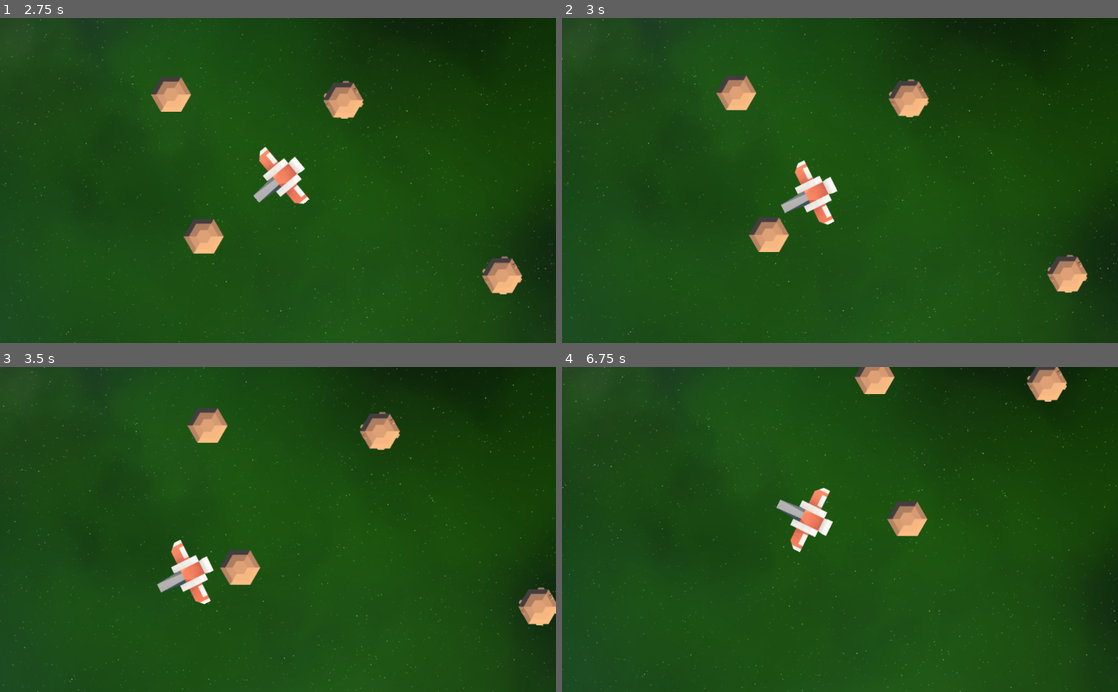
Above: before the commit, frames 1-4 (two rows, left to right).
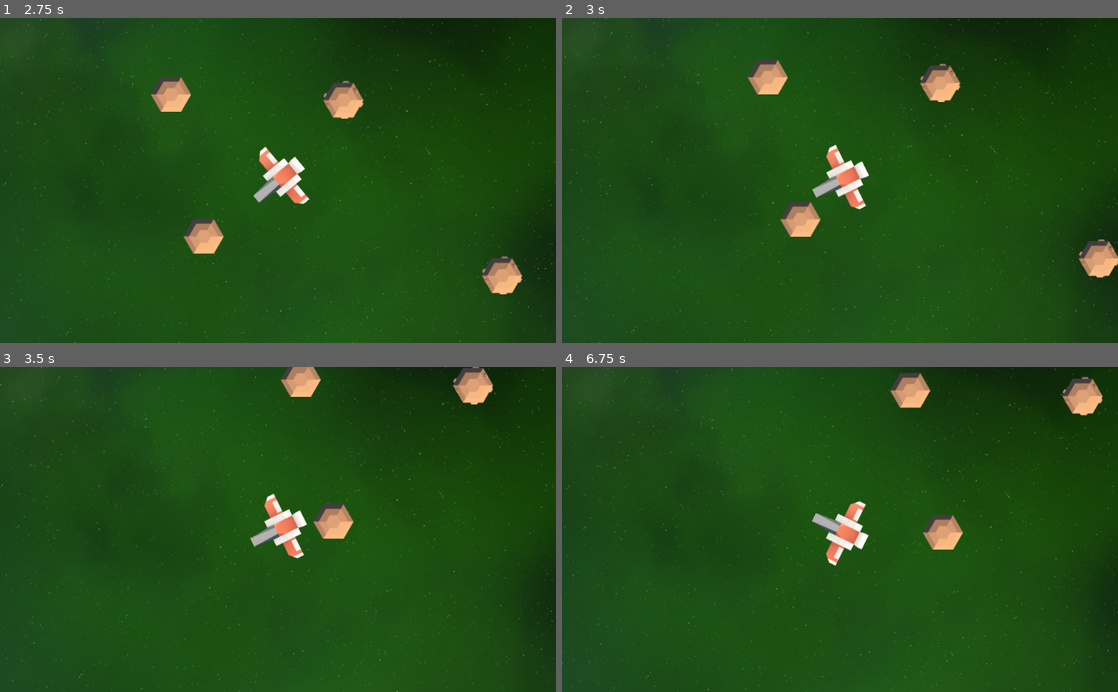
Above: after the commit, the same moments.

Repository: andrebq/SpaceExplorer2D
Game: Godot game, scene res://Root.tscn
The game is run twice, just before and just after one commit, with the same random seed, the same clock (stepped at 60 frames per second) and the same inputs.
Inputs (mouse positions are in pixels of both pictures, inside the frame that each line leads up to):
- Up to frame 1 (2.75 s): tap Enter at 0.5 s; move the mouse to (400, 164) at 0.52 s; hold Right (Right) 0.53-1.28 s; click (400, 164) at 0.6 s; move the mouse to (166, 196) at 1.27 s; hold Left (Left) 1.28-2.03 s; click (166, 196) at 1.35 s; move the mouse to (333, 109) at 2.02 s; hold Right (Right) from 2.03 s (still down); click (333, 109) at 2.1 s
- Up to frame 2 (3 s): move the mouse to (812, 245) at 2.77 s; release Right (Right) at 2.78 s; hold Up (Forward) from 2.78 s (still down); click (812, 245) at 2.85 s
- Up to frame 3 (3.5 s): keep holding Up (Forward)
- Up to frame 4 (6.75 s): move the mouse to (1006, 578) at 3.52 s; release Up (Forward) at 3.53 s; hold Left (Left) 3.53-5.78 s; click (1006, 578) at 3.6 s; move the mouse to (673, 480) at 4.27 s; click (673, 480) at 4.35 s; move the mouse to (867, 529) at 5.02 s; click (867, 529) at 5.1 s; move the mouse to (756, 448) at 5.77 s; hold Right (Right) 5.78-6.53 s; click (756, 448) at 5.85 s; move the mouse to (962, 513) at 6.52 s; hold Up (Forward) from 6.53 s (still down); click (962, 513) at 6.6 s

Frame 1 is identical in both runs. In frame 2, 6.8% of the frame differs, in the area x 0-100%, y 0-100%; in frame 3, 6.5%; in frame 4, 5.7%.

Commit message:
remove print and fix tracker

Diff:
--- a/Modules/ObjectTracker2D.gd
+++ b/Modules/ObjectTracker2D.gd
@@ -47,14 +47,15 @@
 
 	if use_global_position:
 		var distance = (tracker_node.global_position - target_node.global_position)
-		if distance.length_squared() <= 0.01:
+		if distance.length_squared() <= 0.1:
+			tracker_node.global_position = target_node.global_position
 			return
 
 		if rotate_tracker:
 			var heading = distance.normalized()
 			tracker_node.rotation = lerp_angle(tracker_node.rotation, heading.angle() - PI/2, rotation_step)
 
-		tracker_node.global_position = lerp(tracker_node.global_position, target_node.global_position, position_step * delta)
+		tracker_node.global_position = lerp(tracker_node.global_position, target_node.global_position, position_step)
 
 func _draw():
 	if is_tracking() and (debug or Engine.is_editor_hint()):
--- a/PlayableSpacecraft.gd
+++ b/PlayableSpacecraft.gd
@@ -12,6 +12,6 @@
 	rotation = PI/2
 
 func _physics_process(delta):
-	print("as: ", angular_speed, " ", rotation)
+
 	rotation += angular_speed * delta
 	var _collision = move_and_collide(velocity.rotated(rotation) * delta, true)
